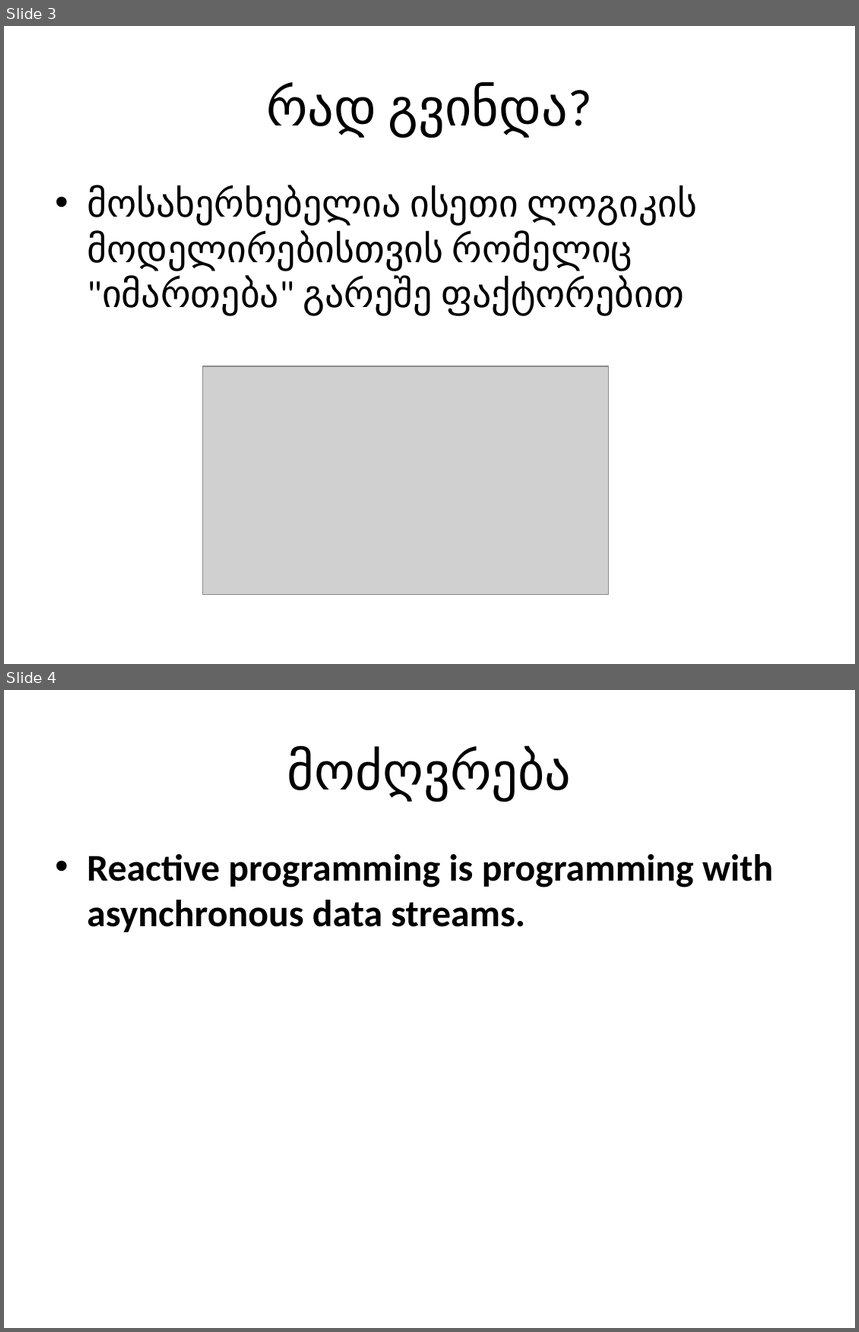
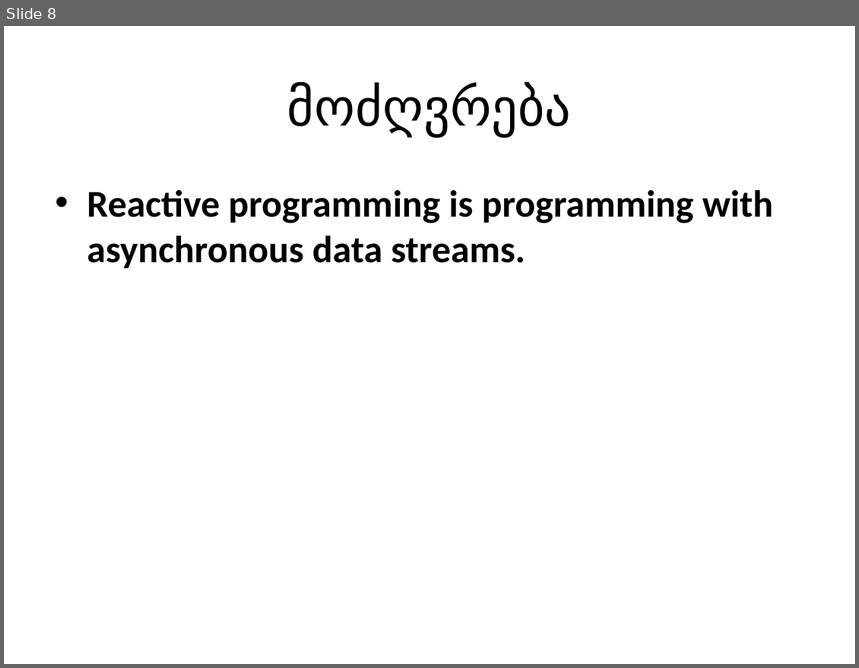
Before and after one commit to AleksandreSukh/RxSeminar, a slide deck: Rx.pptx. Shown one above the other, each under a label of ours: slides 3 and 4 before the commit, slide 8 after it. The pictures are 859x1332 and 859x668 pixels, drawn with LibreOffice and Linux fonts; fonts in the diff are those of the drawing; grey boxes stand for pictures. Boxes give left, top, right and bottom in pixels: in the first picture for what was removed or moved away, otherwise in the second. Text is boxed around its words. In the diff, an @@ line names an element or a change of style, - is before the commit and + after.

```diff
--- a/Rx.pptx
+++ b/Rx.pptx
@@ slide 3 removed at (x1=4, y1=26, x2=855, y2=664), background #FFFFFF @@
@@ title removed at (x1=266, y1=83, x2=569, y2=136) @@
-რად გვინდა?
@@ text removed at (x1=87, y1=186, x2=697, y2=316) @@
-• მოსახერხებელია ისეთი ლოგიკის მოდელირებისთვის რომელიც "იმართება" გარეშე ფაქტორებით
@@ picture removed at (x1=202, y1=366, x2=608, y2=594) @@
@@ what was slide 4 is now slide 8 @@
```
Also in this commit, not shown: 1 slide changed, 10 slides added, 1 other slide removed, 1 other file.
